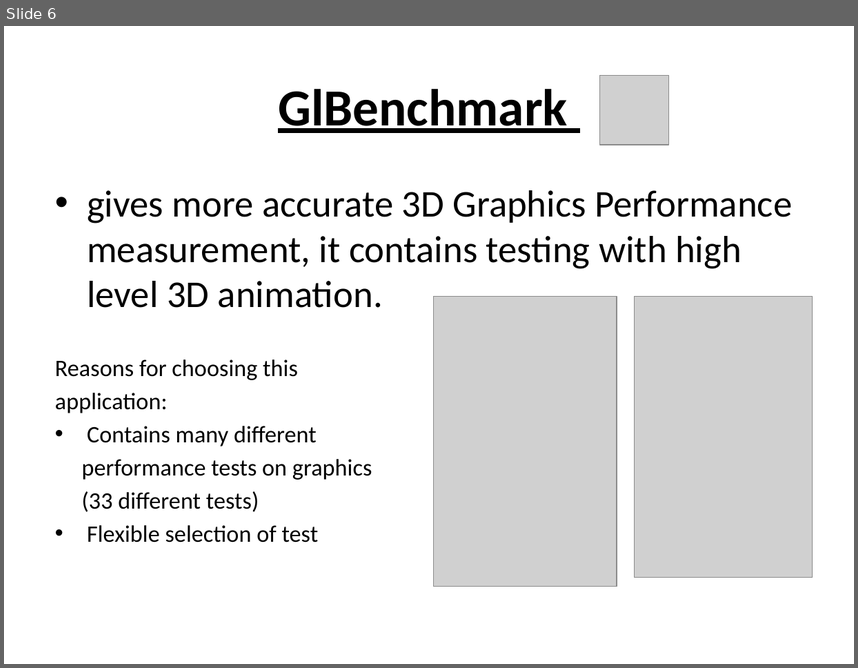
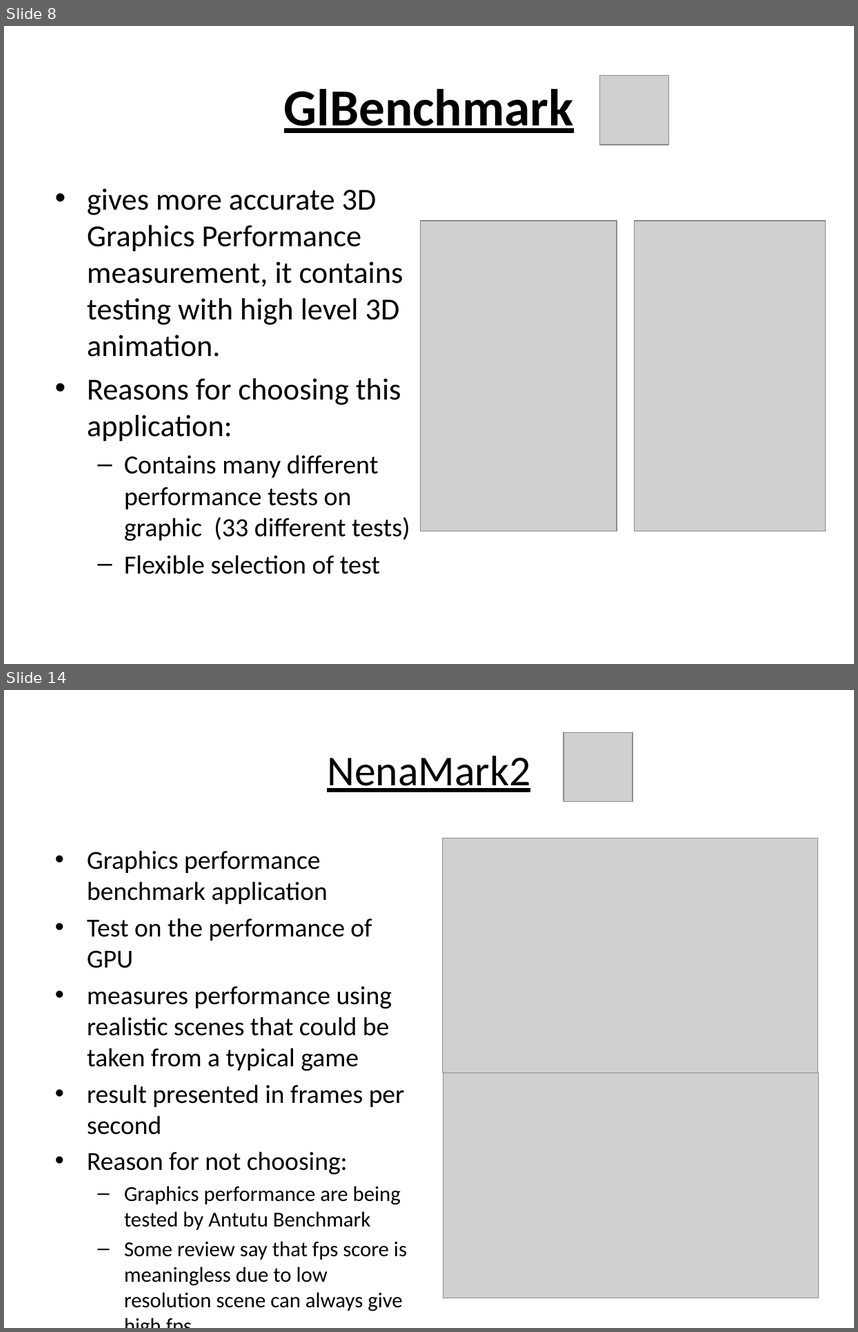
Before and after one commit to laikayeekelly/Benchmark, a slide deck: benchmark.pptx. Shown one above the other, each under a label of ours: slide 6 before the commit, slides 8 and 14 after it; the slides between them are not shown. The pictures are 858x668 and 858x1332 pixels, drawn with LibreOffice and Linux fonts; fonts in the diff are those of the drawing; grey boxes stand for pictures. Boxes give left, top, right and bottom in pixels: in the first picture for what was removed or moved away, otherwise in the second. Text is boxed around its words. In the diff, an @@ line names an element or a change of style, - is before the commit and + after.

Commit message:
android device benchmark powerpoint

```diff
--- a/benchmark.pptx
+++ b/benchmark.pptx
@@ slide 14 added at (4, 690, 854, 1328), background #FFFFFF @@
@@ picture added at (564, 733, 632, 801) @@
@@ title added at (327, 756, 530, 792), 36 pt, text #000000, underline @@
+NenaMark2
@@ text added at (87, 851, 407, 1311), 22 pt, text #000000 @@
+• Graphics performance benchmark application
+• Test on the performance of GPU
+• measures performance using realistic scenes that could be taken from a typical game
+• result presented in frames per second
+• Reason for not choosing:
+  – Graphics performance are being tested by Antutu Benchmark
+  – Some review say that fps score is meaningless due to low resolution scene can always give high fps
@@ picture added at (443, 838, 818, 1072) @@
@@ picture added at (444, 1072, 819, 1298) @@
@@ what was slide 6 is now slide 8 @@
@@ slide 8 changed as well @@
@@ title "GlBenchmark": place and size @@
-title "GlBenchmark" at (278, 89, 568, 133)
+title "GlBenchmark" at (284, 89, 574, 133)
@@ text at (87, 188, 404, 574): size 32 to 25.9 pt in "gives more accurate 3D Graphics Performance measurement, ..."; size 20 to 22.2 pt in "Flexible selection of test"; less space between paragraphs; bullet • to –; list level 1 to 2 in "Flexible selection of test" @@
@@ picture: place and size @@
-picture at (433, 296, 617, 586)
+picture at (421, 221, 617, 531)
@@ picture: place and size @@
-picture at (635, 296, 813, 577)
+picture at (635, 221, 826, 531)
@@ text at (87, 378, 410, 541): text changed; size 20 to 22.2 pt @@
-Reasons for choosing this
-application:
-• Contains many different
-performance tests on graphics
-(33 different tests)
+• Reasons for choosing this application:
+  – Contains many different performance tests on graphic (33 different tests)
```
Also in this commit, not shown: 7 other slides changed, 8 other slides added.
